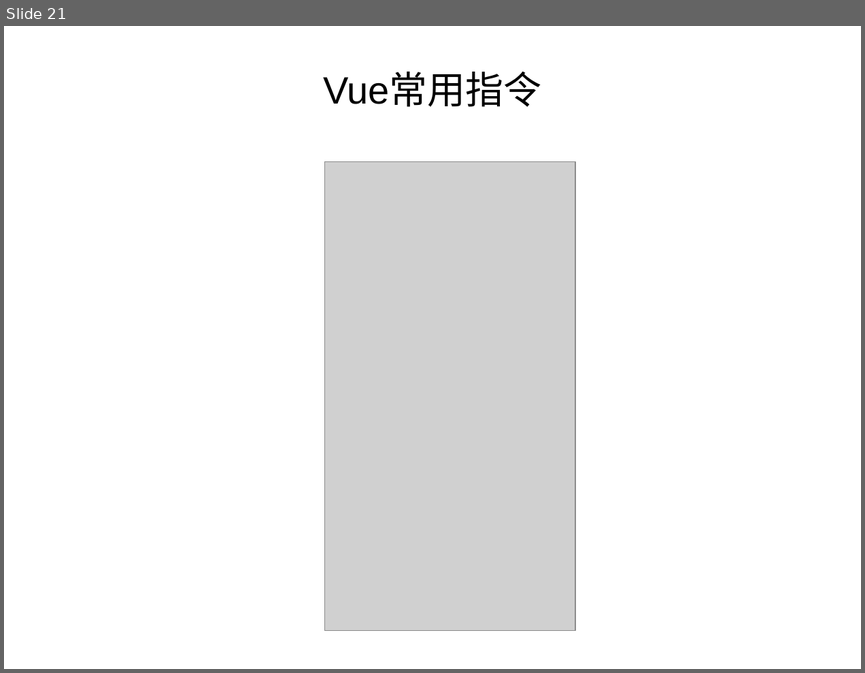
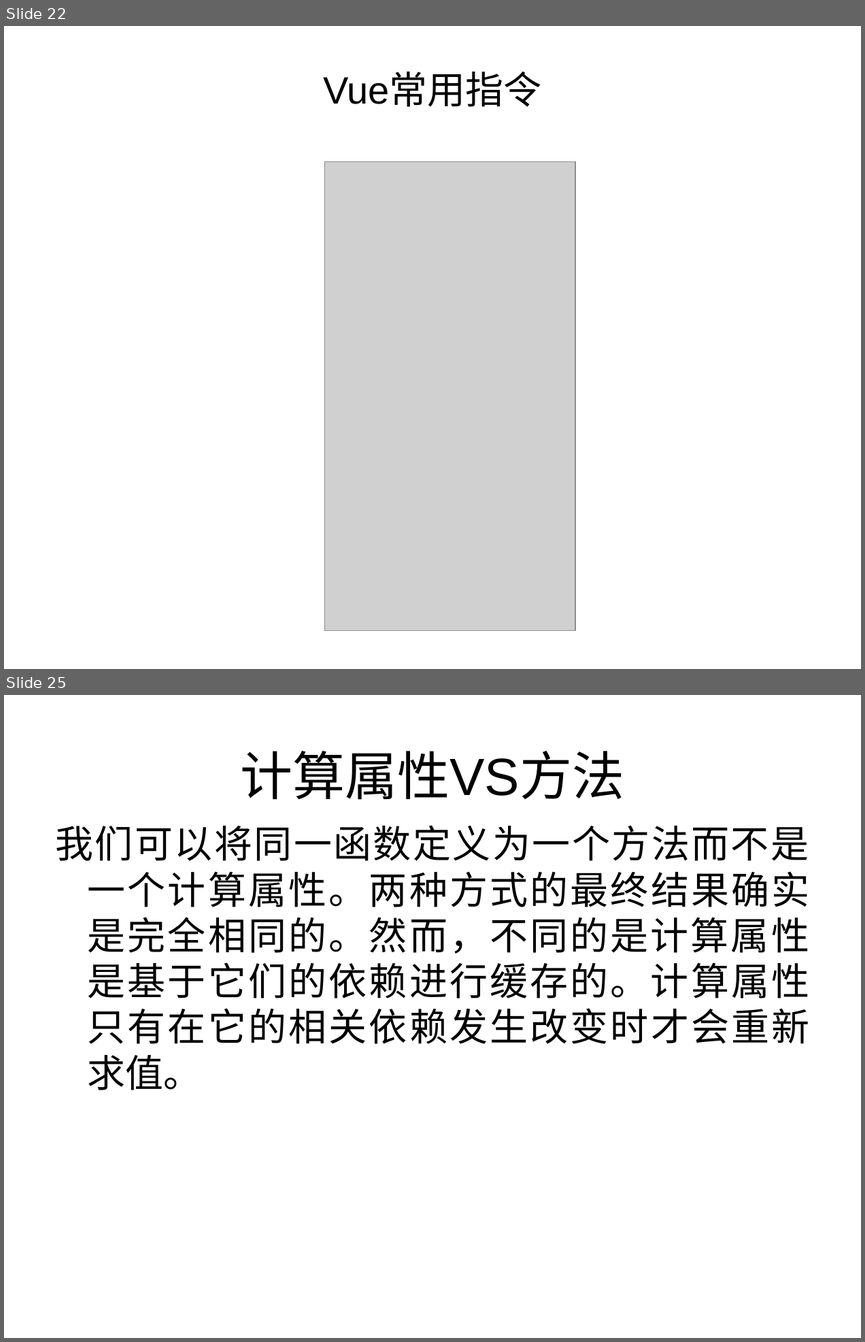
Before and after one commit to zhang13/VueLearn, a slide deck: doc/Vue入坑指南.ppt. Shown one above the other, each under a label of ours: slide 21 before the commit, slides 22 and 25 after it; the slides between them are not shown. The pictures are 865x673 and 865x1342 pixels, drawn with LibreOffice and Linux fonts; fonts in the diff are those of the drawing; grey boxes stand for pictures. Boxes give left, top, right and bottom in pixels: in the first picture for what was removed or moved away, otherwise in the second. Text is boxed around its words. In the diff, an @@ line names an element or a change of style, - is before the commit and + after.

```diff
--- a/doc/Vue入坑指南.ppt
+++ b/doc/Vue入坑指南.ppt
@@ slide 25 added at (4,695,861,1338), background #FFFFFF @@
@@ title added at (240,751,624,800), 44 pt, text #000000 @@
+计算属性VS方法
@@ text added at (55,825,810,1090), 32 pt, text #000000 @@
+我们可以将同一函数定义为一个方法而不是一个计算属性。两种方式的最终结果确实是完全相同的。然而，不同的是计算属性是基于它们的依赖进行缓存的。计算属性只有在它的相关依赖发生改变时才会重新求值。
@@ what was slide 21 is now slide 22 @@
```
Also in this commit, not shown: 2 slides changed, 5 other slides added, 1 slide removed, 10 other files.
